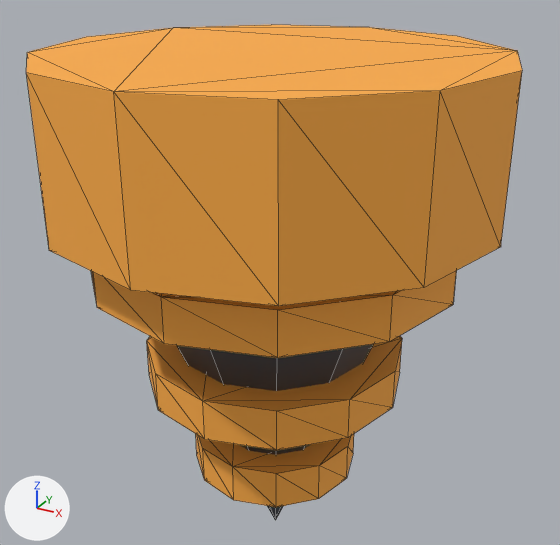
Renders of the glTF model assets/blender/pod_drill.glb from each side of a commit.
Rendered twice from a 50 mm lens placed at (2.98, -2.99, 1.72), pointed at (1.29, 0.08, 0.18). Lighting does not change. The marker at lower left points along +X, +Y and +Z. The first picture is the older version. Mesh edges are drawn as thin lines. Where no turn or scale is listed for an object, it has been applied to the vertices.

The first picture shows 'Drill', 'DrillCollar', 'DrillRing1', 'DrillRing2', 'DrillRing3'.
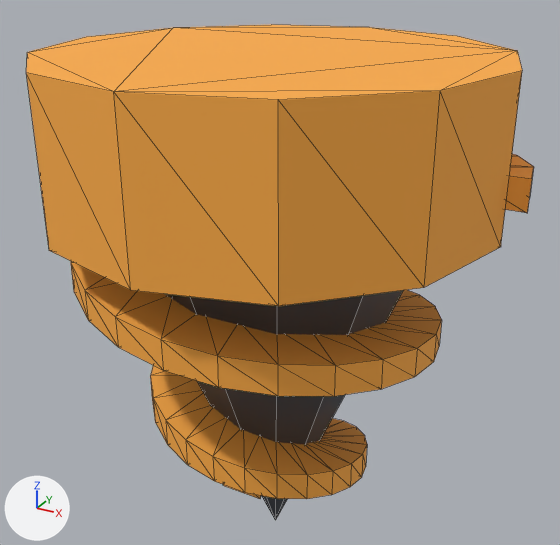
What differs and where, as boxes [x1, y1, x2, y2] in the pictures (560 x 545 px):
'DrillHelix', added (orange)
    after: [71, 154, 534, 499]
'DrillRing1', deleted (orange)
    before: [91, 270, 457, 358]
'DrillRing2', deleted (orange)
    before: [147, 336, 402, 450]
'DrillRing3', deleted (orange)
    before: [196, 434, 354, 507]

The edits, one by one:
Mesh me_drillhelix is new.
It has 244 vertices, 484 faces and spans x 0.32..2.44, y -0.9..1.06, z -1.19..0.85.
It uses material mat_orange (orange #ffad45).
Object 'DrillRing1' (ob_drillring1) is deleted.
Object 'DrillRing2' (ob_drillring2) is deleted.
Object 'DrillRing3' (ob_drillring3) is deleted.
Object 'DrillHelix' (ob_drillhelix) is new; it shows me_drillhelix.
Its location is (0.0, 0.0, 0.0).
